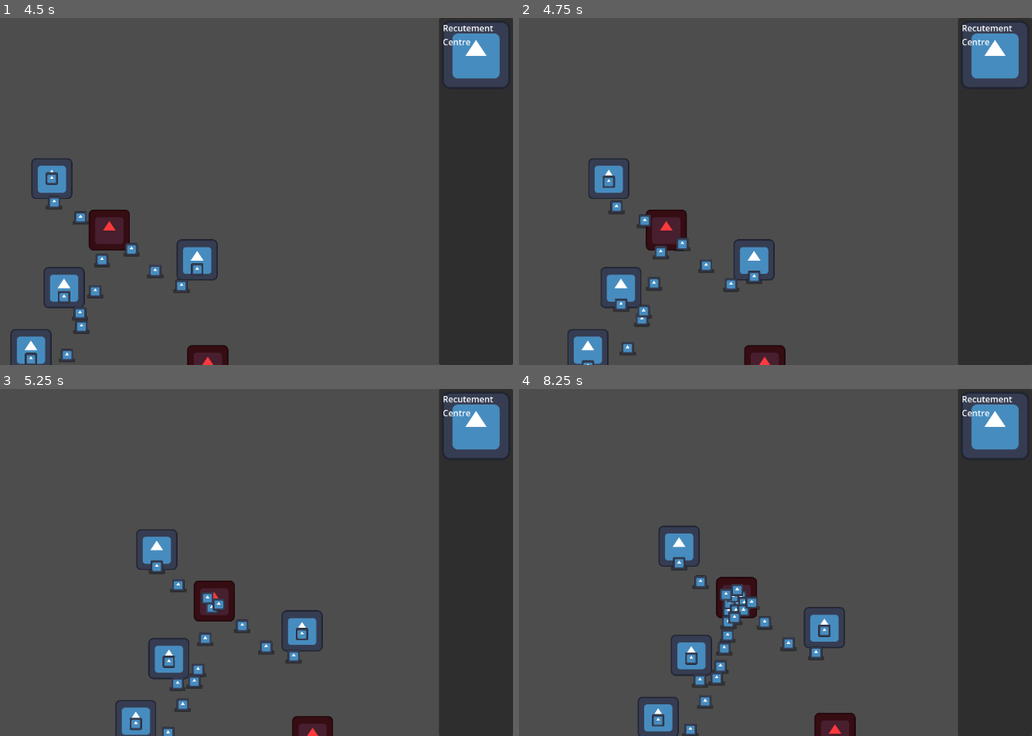
Above: before the commit, frames 1-4 (two rows, left to right).
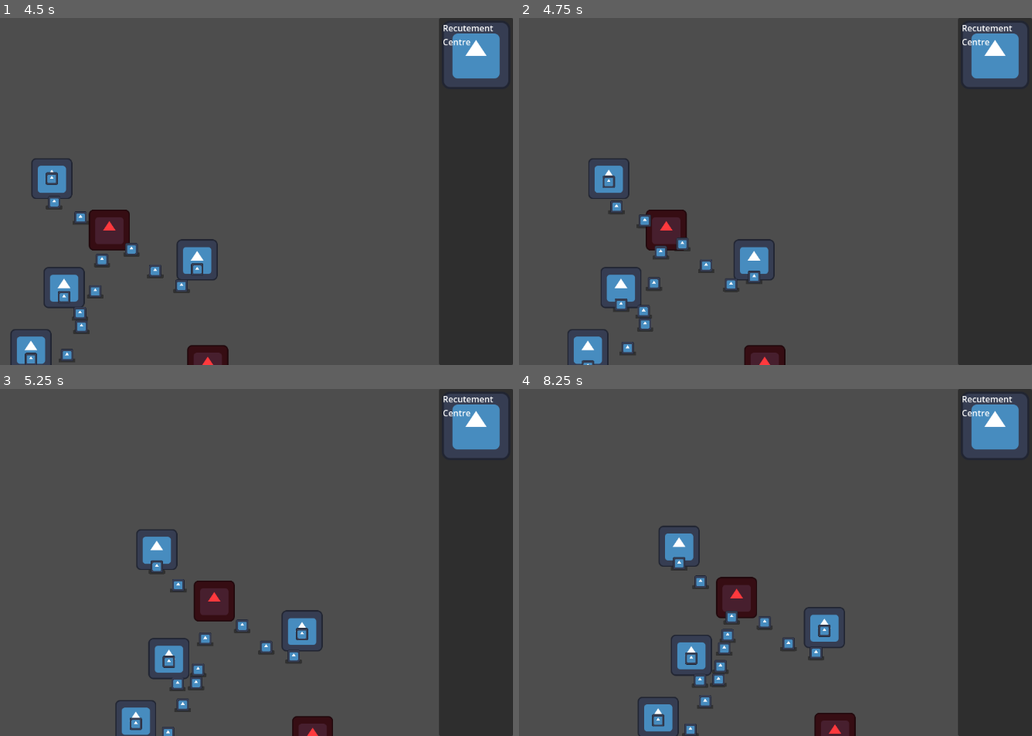
Above: after the commit, the same moments.

Repository: CiaranWoodward/LD55
Game: Godot game, scene res://Map/GameMap.tscn
Two runs of this game, one before a commit and one after it. Both use one fixed random seed, a clock stepped at 60 frames per second and the inputs below. The engine's default icon, where the game draws it, is replaced by a stand-in: a white triangle on a blue panel in a dark square.
Inputs (mouse positions are in pixels of both pictures, inside the frame that each line leads up to):
- Up to frame 1 (4.5 s): click "Recutement Centre" at 0.5 s; move the mouse to (338, 174) at 1.27 s; hold Right (ui_right) 1.28-2 s; hold Mouse wheel down (zoom_in) 1.28-2 s; click (338, 174) at 1.42 s; drag from (82, 208) to (194, 319) at 2.02 s; move the mouse to (266, 115) at 2.77 s; hold Right (ui_right) 2.78-3.5 s; hold Mouse wheel down (zoom_in) 2.78-3.5 s; drag from (174, 260) to (61, 177) at 3.52 s; move the mouse to (389, 243) at 4.27 s; hold Left (ui_left) from 4.28 s (still down); hold Mouse wheel down (zoom_in) from 4.28 s (still down)
- Up to frame 2 (4.75 s): keep holding Left (ui_left); keep holding Mouse wheel down (zoom_in)
- Up to frame 3 (5.25 s): release Left (ui_left) at 5 s; release Mouse wheel down (zoom_in) at 5 s; drag from (20, 510) to (287, 631) at 5.02 s
- Up to frame 4 (8.25 s): move the mouse to (754, 562) at 5.77 s; hold Down (ui_down) 5.78-6.5 s; hold Mouse wheel down (zoom_in) 5.78-6.5 s; click (754, 562) at 5.92 s; drag from (631, 475) to (601, 579) at 6.52 s; move the mouse to (857, 545) at 7.27 s; hold Up (ui_up) 7.28-8 s; hold Mouse wheel down (zoom_in) 7.28-8 s; drag from (601, 579) to (693, 631) at 8.02 s

Frame 1 is identical in both runs. In frame 2, 0.1% of the frame differs, in the area x 22-27%, y 84-91%; in frame 3, 0.3%; in frame 4, 0.7%, in the area x 36-47%, y 56-86%.

Commit message:
Tweaks to pathing

Diff:
--- a/Characters/BaseCharacter.gd
+++ b/Characters/BaseCharacter.gd
@@ -27,9 +27,10 @@
 	current_target = potential_buildings.front()
 	var target_position: Vector2 = current_target.global_position
 	nav.target_position = target_position
+	nav.target_desired_distance = 50
 
 func _physics_process(delta):
-	if is_instance_valid(current_target) && nav.is_navigation_finished():
+	if is_instance_valid(current_target) && nav.is_target_reached():
 		if current_target.take_me(self):
 			current_target = null
 		else:
--- a/Characters/Cat.tscn
+++ b/Characters/Cat.tscn
@@ -4,9 +4,11 @@
 [ext_resource type="Texture2D" uid="uid://bqrlf1ou31xpm" path="res://icon.svg" id="2_8vqqb"]
 
 [sub_resource type="CircleShape2D" id="CircleShape2D_6fh43"]
-radius = 11.49
+radius = 20.0
 
 [node name="Cat" type="CharacterBody2D"]
+motion_mode = 1
+wall_min_slide_angle = 0.0
 script = ExtResource("1_52cgv")
 acceleration = 4.0
 
--- a/Global.gd
+++ b/Global.gd
@@ -2,8 +2,8 @@
 
 signal resource_updated
 
-var game_map: GameMap = null
 var cursor : Cursor
+var game_map: GameMap
 
 enum BuildingType {
 	PORTAL,
--- a/Map/GameMap.tscn
+++ b/Map/GameMap.tscn
@@ -35,7 +35,6 @@
 [node name="Hud" parent="." instance=ExtResource("3_o1tnc")]
 
 [node name="Cursor" parent="." instance=ExtResource("4_0ycld")]
-idle_color = null
 
 [node name="PlayerCam" type="Camera2D" parent="."]
 script = ExtResource("6_5o6ap")
